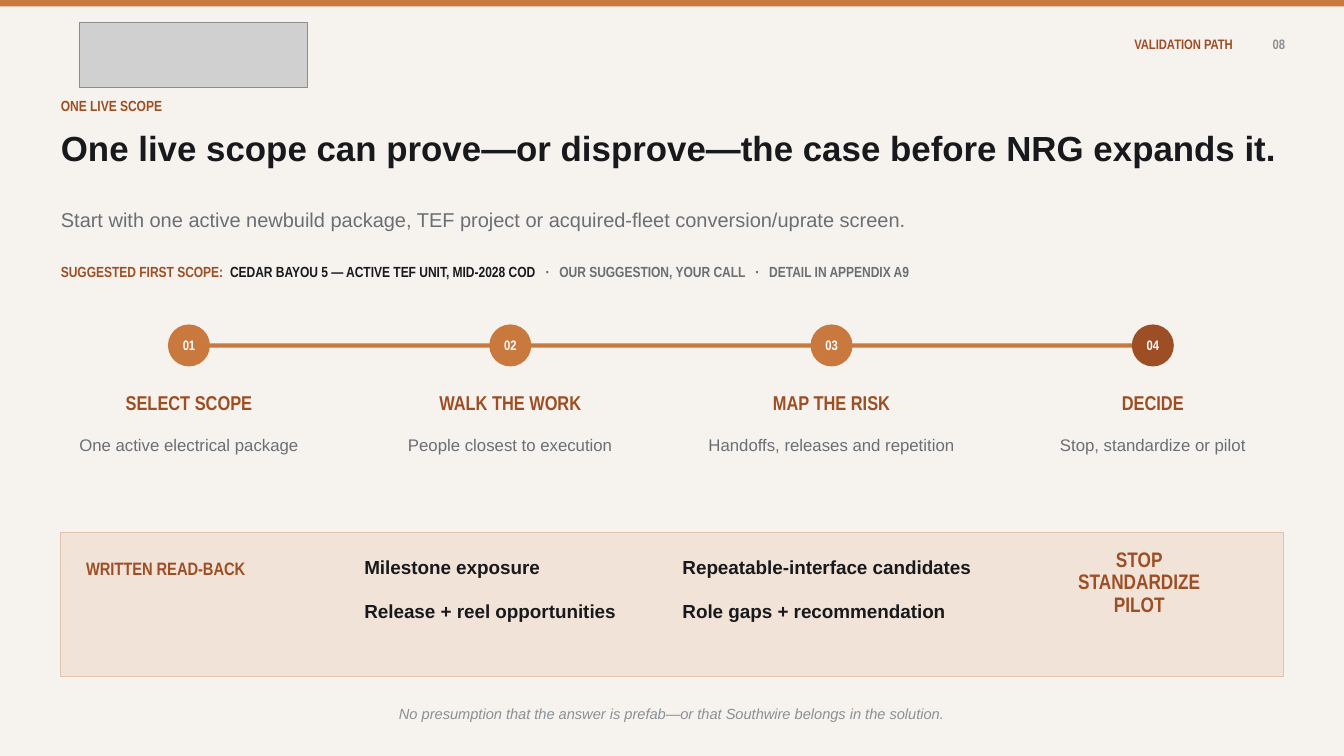
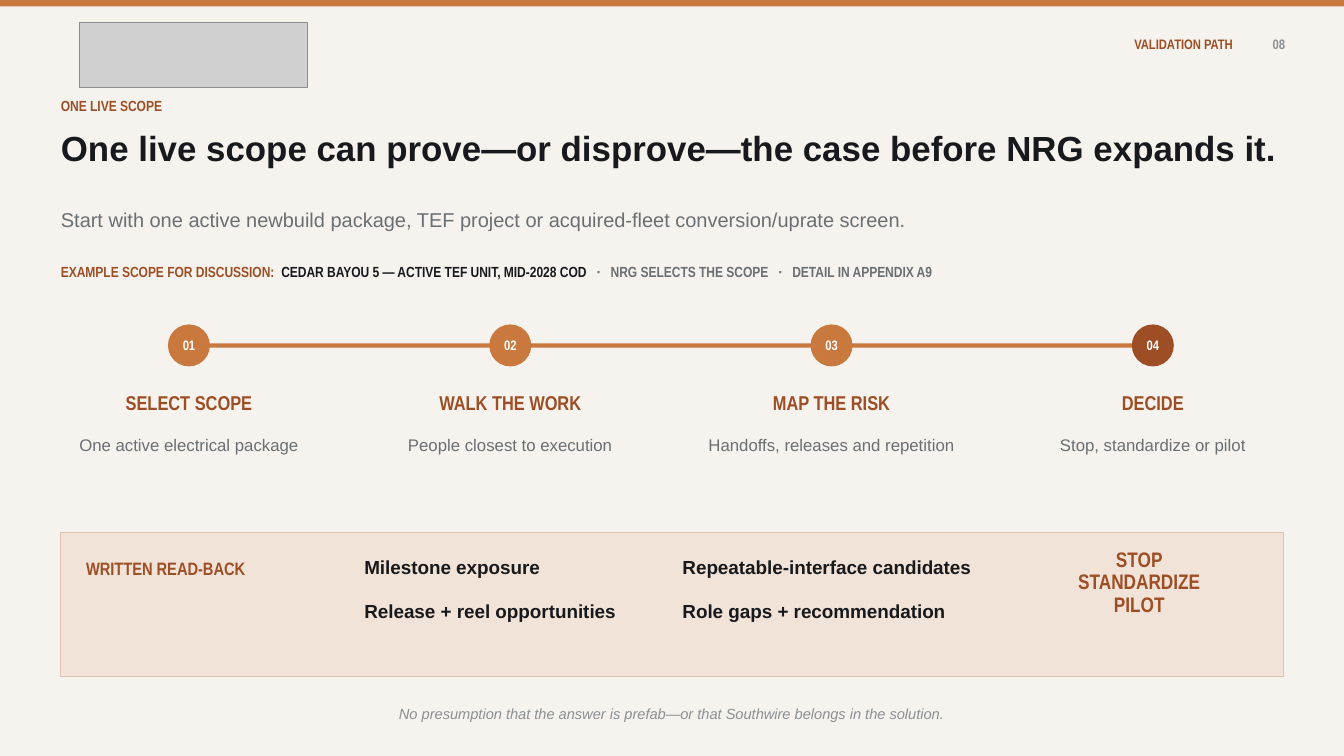
Before and after one commit to shardt87/ln, a slide deck: slide 8 of teaser-rework/Southwire_NRG_Protecting_Time_to_Power_Rev10.pptx. Drawn at 1344x756 pixels with LibreOffice and Linux fonts; fonts in the diff are those of the drawing; grey boxes stand for pictures. Boxes give left, top, right and bottom in pixels: in the first picture for what was removed or moved away, otherwise in the second. Text is boxed around its words. In the diff, an @@ line names an element or a change of style, - is before the commit and + after.

```diff
--- a/teaser-rework/Southwire_NRG_Protecting_Time_to_Power_Rev10.pptx
+++ b/teaser-rework/Southwire_NRG_Protecting_Time_to_Power_Rev10.pptx
@@ text at (61, 266, 932, 280): text changed @@
-SUGGESTED FIRST SCOPE: CEDAR BAYOU 5 — ACTIVE TEF UNIT, MID-2028 COD · OUR SUGGESTION, YOUR CALL · DETAIL IN APPENDIX A9
+EXAMPLE SCOPE FOR DISCUSSION: CEDAR BAYOU 5 — ACTIVE TEF UNIT, MID-2028 COD · NRG SELECTS THE SCOPE · DETAIL IN APPENDIX A9
```
Also in this commit, not shown: 1 other slide changed, 2 other files.
